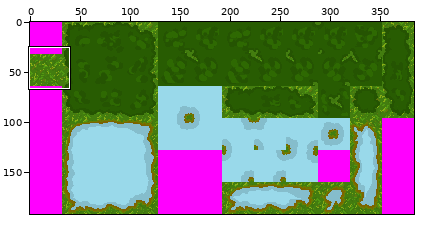
Two states of a sprite sheet, tiles/map_tiles/nature/main.png. The first picture is a wide view before the edit; the outline marks the close-up.
Close-up. As it was:
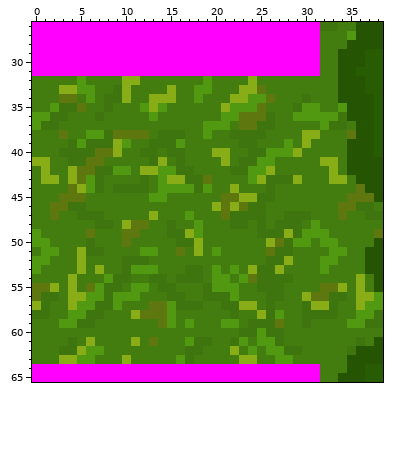
The file is 384x192 pixels. Colours within 5 levels of each other are drawn and written as one. Shown: x 0..38, y 26..65.
Once edited:
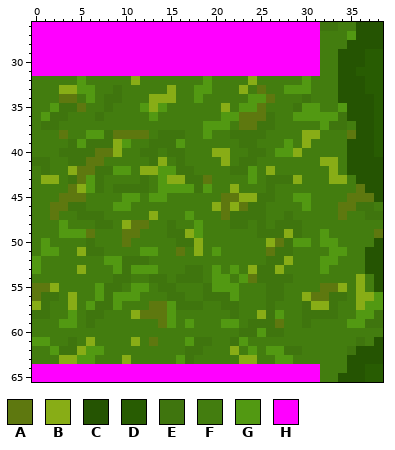
Palette (. is transparent): A #5e780f  B #88ad16  C #255402  D #285c02  E #3f750e  F #437d0f  G #529912  H #ff00ff
Diff:
Colour B becomes colour E in row 41 at x 0 to 1; in row 42 at x 1; in row 43 at x 4.
Colour A becomes colour F in row 55 at x 6.
Colour B becomes colour F in row 32 at x 10; in row 33 at x 10 and 24; in row 34 at x 10 and 22 to 23; in row 43 at x 25; in row 52 at x 5; in row 53 at x 7.
Colour B becomes colour F in rows 54 to 55 at x 4; in row 56 at x 5; in row 57 at x 23 to 24.
Colour E becomes colour F in row 47 at x 29 to 30; in row 55 at x 25; in row 59 at x 5; in row 61 at x 27.
Colour G becomes colour F in row 35 at x 22; in rows 36 to 37 at x 0; in row 40 at x 26; in row 41 at x 25 to 26; in row 42 at x 25; in row 48 at x 31.
Colour G becomes colour F in row 49 at x 0 and 30 to 31; in row 50 at x 0; in row 52 at x 1; in row 54 at x 8; in row 56 at x 6; in rows 57 to 58 at x 5.
Colour G becomes colour F in row 61 at x 25 to 26.
Colour F becomes colour G in row 32 at x 30; in row 33 at x 28 to 30; in row 45 at x 10 to 11 and 29 to 30; in row 46 at x 9 to 10 and 30; in row 48 at x 3; in row 49 at x 3 to 5.
Colour F becomes colour G in row 52 at x 8 to 9; in row 53 at x 9; in row 61 at x 0 to 1; in row 62 at x 2.
Boxes around the changes in both close-ups, in picture pixels (x1, y1, x2, y2):
changed: (122, 76, 131, 103)
changed: (230, 76, 320, 238)
changed: (32, 112, 41, 130)
changed: (32, 157, 77, 184)
changed: (113, 193, 140, 211)
changed: (32, 220, 122, 355)
changed: (239, 283, 284, 346)
